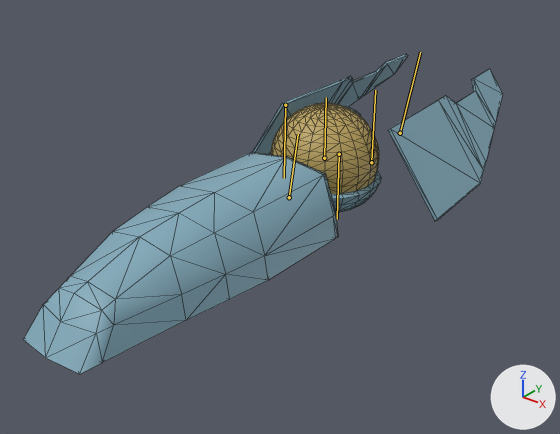
The FBX model Work/Unreal/ParticleRush/Import/Final/Rush_E/Anims/animmesh_Rush_run.fbx: old version first, new version second.
The view is the same before and after, from a 50 mm lens placed at (1.53, -2.17, 1.04), pointed at (-0.03, -0.23, -0.16). Arrows for +X, +Y and +Z are at lower right; the lights stay in place. Both versions are drawn at frame 31 of the action 'Take 001'; the numbers are the values there. The bones that bend it are drawn over the model as lines. Mesh edges are drawn as thin lines.

Objects in the first picture: 'engine_geo', 'harness_luck_geo', 'lefte_wing_geo', 'prticle_sphere_geo', 'right_wing_geo'.
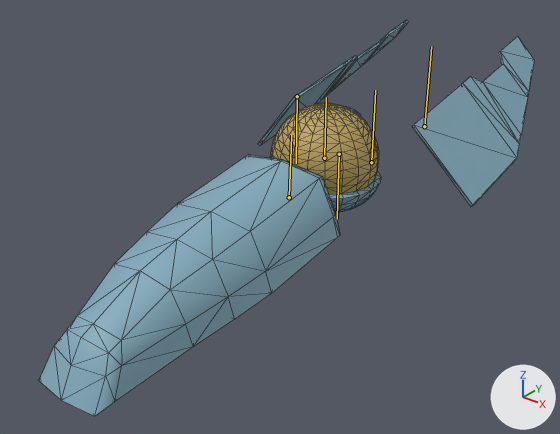
Diff of the bpy script that builds the scene:
```diff
--- a/Work/Unreal/ParticleRush/Import/Final/Rush_E/Anims/animmesh_Rush_run.fbx.py
+++ b/Work/Unreal/ParticleRush/Import/Final/Rush_E/Anims/animmesh_Rush_run.fbx.py
@@ bone_right_wing @@
 bone_right_wing = bpy.data.objects['rush_grp'].pose.bones['right_wing']  # child of 'root'
-bone_right_wing.rotation_quaternion = (0.961, 0.0, -0.278, 0.0)  # degrees (0, -32, 0)
+bone_right_wing.rotation_quaternion = (1.0, 0.0, 0.0, 0.0)  # degrees (0, 0, 0)
@@ bone_right_wing_tip @@
 bone_right_wing_tip = bpy.data.objects['rush_grp'].pose.bones['right_wing_tip']  # child of 'right_wing'
-bone_right_wing_tip.rotation_quaternion = (0.948, -0.094, 0.302, -0.03)  # degrees (-14, 35, -8)
+bone_right_wing_tip.rotation_quaternion = (1.0, 0.0, 0.0, 0.0)  # degrees (0, 0, 0)
@@ bone_engine_orient @@
 bone_engine_orient = bpy.data.objects['rush_grp'].pose.bones['engine_orient']  # child of 'root'
-bone_engine_orient.rotation_quaternion = (0.994, -0.107, 0.0, 0.0)  # degrees (-12, 0, 0)
+bone_engine_orient.rotation_quaternion = (1.0, -0.03, 0.0, 0.0)  # degrees (-3, 0, 0)
@@ bone_lefte_wing @@
 bone_lefte_wing = bpy.data.objects['rush_grp'].pose.bones['lefte_wing']  # child of 'root'
-bone_lefte_wing.rotation_quaternion = (0.961, 0.0, -0.278, 0.0)  # degrees (0, -32, 0)
+bone_lefte_wing.rotation_quaternion = (1.0, 0.0, 0.0, 0.0)  # degrees (0, 0, 0)
@@ bone_lefte_wing_tip @@
 bone_lefte_wing_tip = bpy.data.objects['rush_grp'].pose.bones['lefte_wing_tip']  # child of 'lefte_wing'
-bone_lefte_wing_tip.rotation_quaternion = (0.948, -0.094, 0.302, -0.03)  # degrees (-14, 35, -8)
+bone_lefte_wing_tip.rotation_quaternion = (1.0, 0.0, 0.0, 0.0)  # degrees (0, 0, 0)
```

Changed parts and their boxes (x1, y1, x2, y2) in the pictures (560 x 434 px):
'engine_geo', posed (18% taller): before (23, 152, 338, 374); after (39, 154, 340, 416)
'right_wing_geo', posed (6% wider, 12% taller): before (388, 69, 503, 221); after (412, 36, 534, 206)
'lefte_wing_geo', posed: before (253, 54, 408, 154); after (258, 20, 408, 146)
bone 'right_wing_tip', root to tip: before (400, 133) to (420, 52); after (424, 126) to (431, 46)
bone 'engine_orient', root to tip: before (289, 197) to (298, 134); after (289, 197) to (291, 135)
bone 'lefte_wing_tip', root to tip: before (285, 105) to (284, 178); after (297, 96) to (296, 163)
